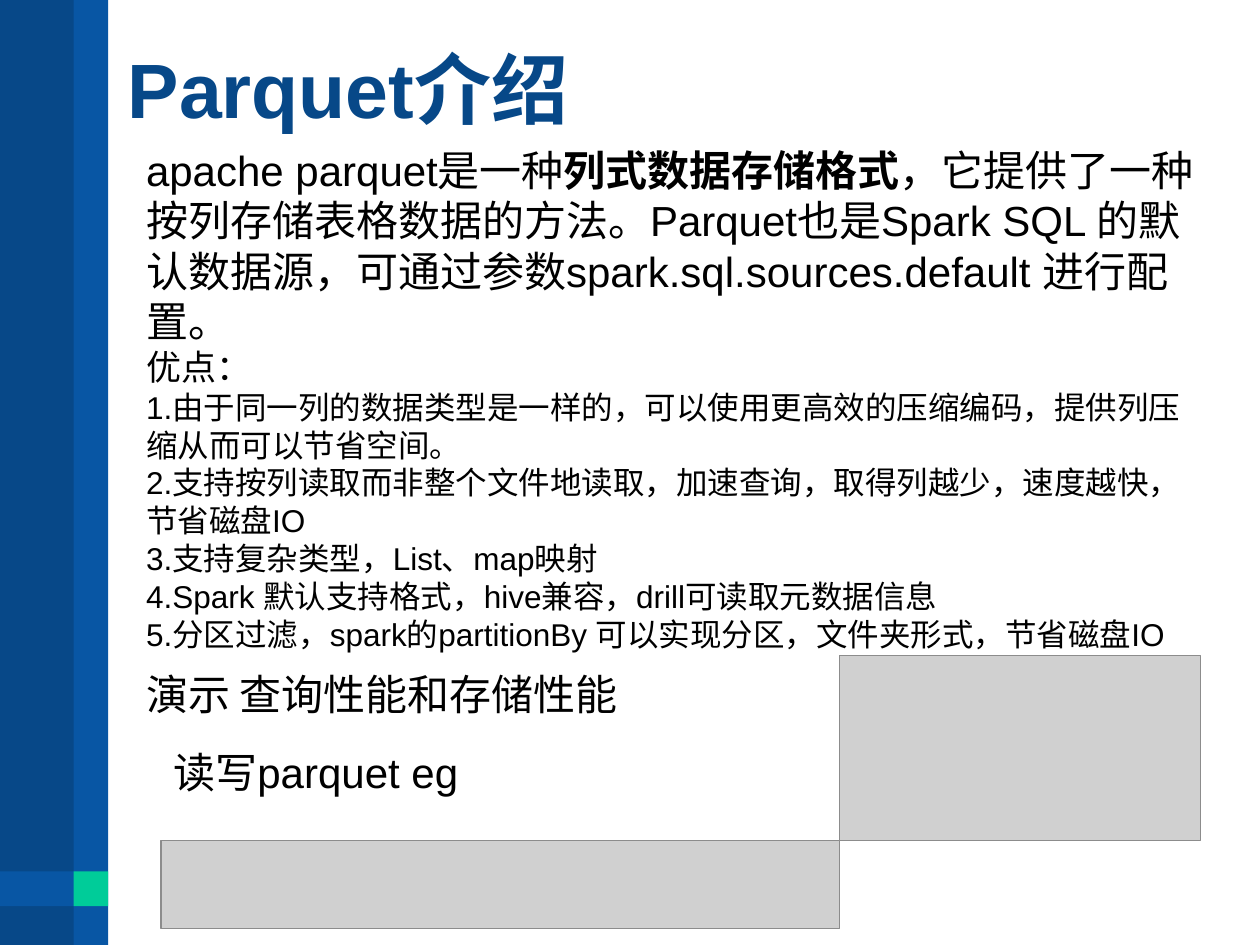
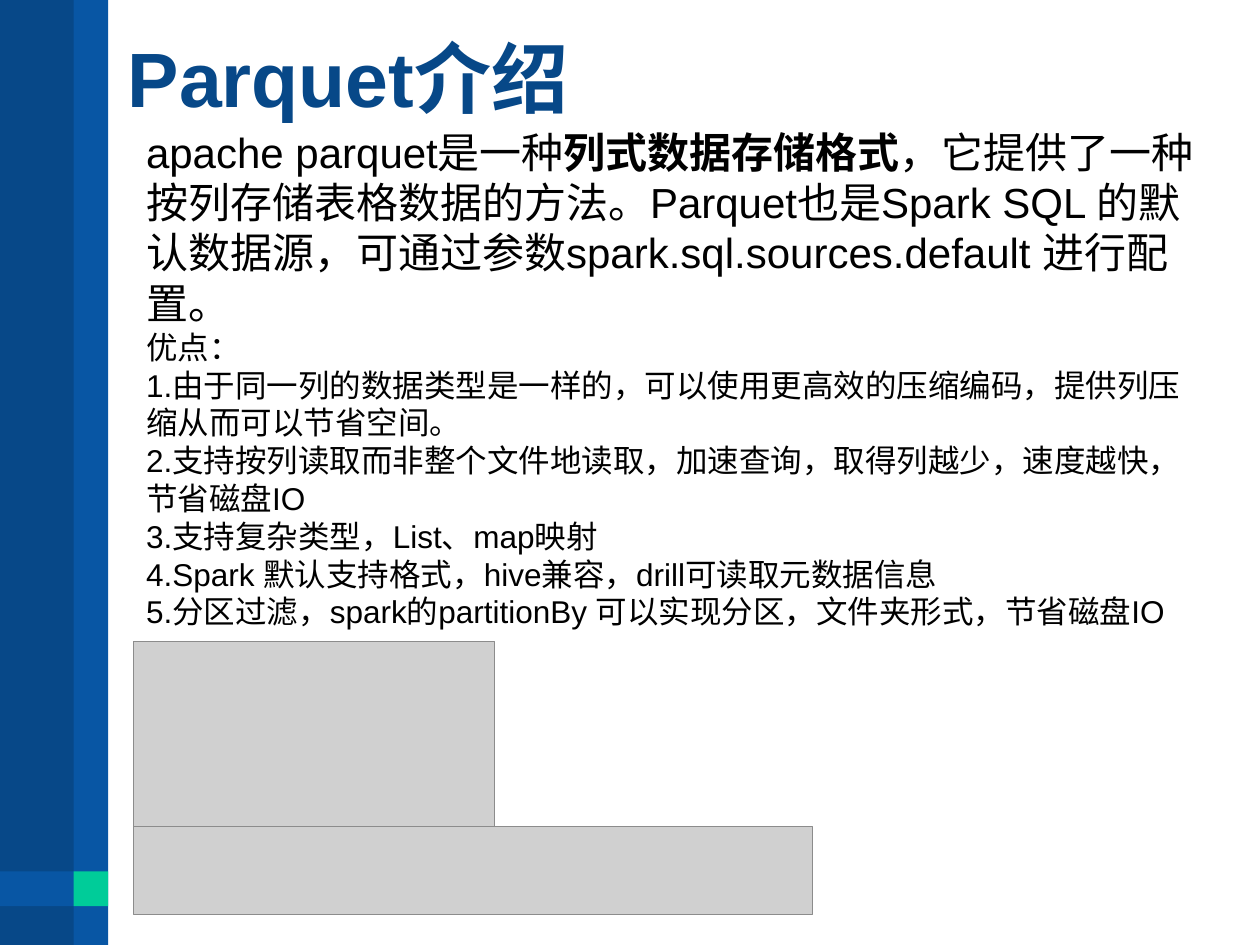
Before and after one commit to wxyzjf/parquet_20200823, a slide deck: slide 25 of SPARK Parquet 简谈.pptx (slide 28 before the commit). Drawn at 1260x945 pixels with LibreOffice and Linux fonts; fonts in the diff are those of the drawing; grey boxes stand for pictures. Boxes give left, top, right and bottom in pixels: in the first picture for what was removed or moved away, otherwise in the second. Text is boxed around its words. In the diff, an @@ line names an element or a change of style, - is before the commit and + after.

```diff
--- a/SPARK Parquet 简谈.pptx
+++ b/SPARK Parquet 简谈.pptx
@@ title "Parquet介绍": place and size @@
-title "Parquet介绍" at [128,57,569,133]
+title "Parquet介绍" at [128,46,569,122]
@@ text "apache parquet是一种列式数据存储格式，它提供了一种按列存储表格数据的方法。Parquet也是Spark S ...": place and size @@
-text "apache parquet是一种列式数据存储格式，它提供了一种按列存储表格数据的方法。Parquet也是Spark S ..." at [146,152,1193,652]
+text "apache parquet是一种列式数据存储格式，它提供了一种按列存储表格数据的方法。Parquet也是Spark S ..." at [146,134,1193,629]
@@ text at [146,332,240,362]: size 20 to 18 pt in "优点：" @@
@@ picture: place and size @@
-picture at [839,655,1200,840]
+picture at [134,641,494,827]
@@ text removed at [146,674,617,714] @@
-演示 查询性能和存储性能
@@ text removed at [173,752,458,797] @@
-读写parquet eg
@@ picture: place and size @@
-picture at [161,840,840,929]
+picture at [134,827,813,915]
```
Also in this commit, not shown: 11 other slides changed, 3 slides removed.
